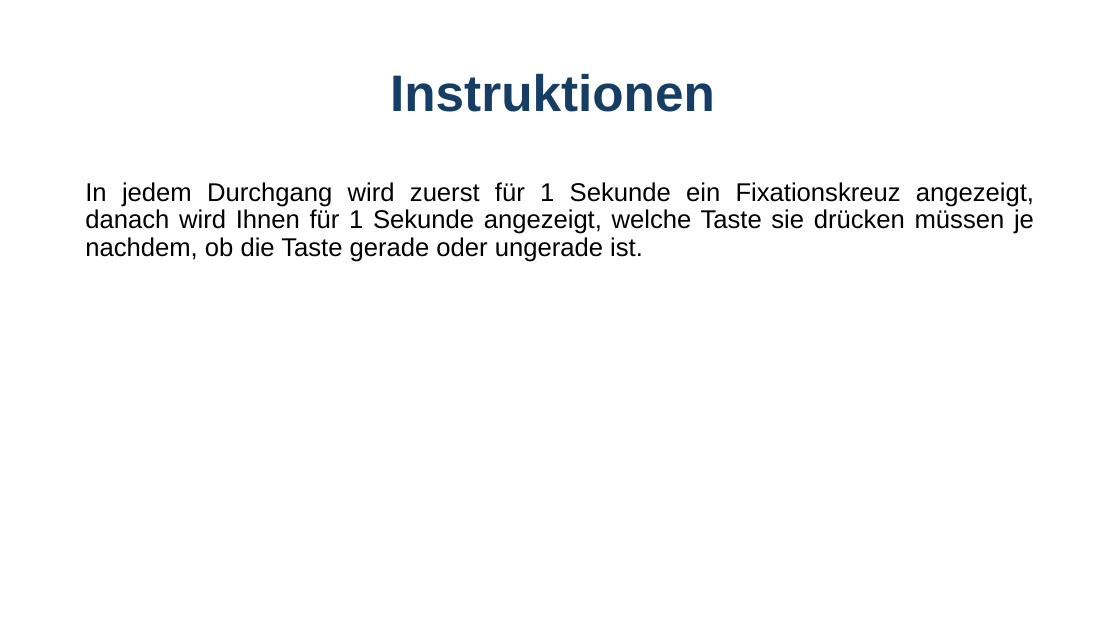
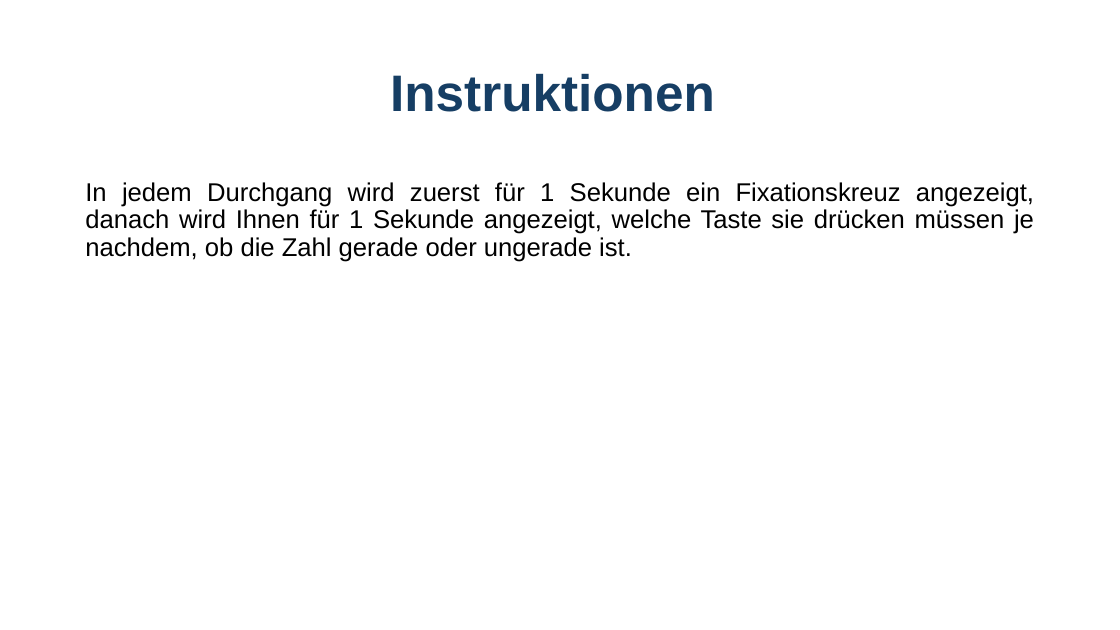
Before and after one commit to GidonFrischkorn/Ambizione-IndividualDifferencesStudy, a slide deck: slide 2 of tasks/29-digit-judgement-changing/instructions_digit_changeSR.pptx. Drawn at 1120x630 pixels with LibreOffice and Linux fonts; fonts in the diff are those of the drawing. Boxes give left, top, right and bottom in pixels: in the first picture for what was removed or moved away, otherwise in the second. Text is boxed around its words. In the diff, an @@ line names an element or a change of style, - is before the commit and + after.

```diff
--- a/tasks/29-digit-judgement-changing/instructions_digit_changeSR.pptx
+++ b/tasks/29-digit-judgement-changing/instructions_digit_changeSR.pptx
@@ text at [85,182,1034,262]: text changed @@
-In jedem Durchgang wird zuerst für 1 Sekunde ein Fixationskreuz angezeigt, danach wird Ihnen für 1 Sekunde angezeigt, welche Taste sie drücken müssen je nachdem, ob die Taste gerade oder ungerade ist.
+In jedem Durchgang wird zuerst für 1 Sekunde ein Fixationskreuz angezeigt, danach wird Ihnen für 1 Sekunde angezeigt, welche Taste sie drücken müssen je nachdem, ob die Zahl gerade oder ungerade ist.
```
Also in this commit, not shown: 2 other files.
